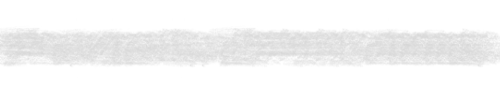
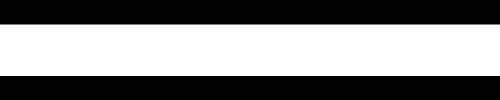
Comparing the layer stacks of the two 500×100 images. Changes:
hid "Background", painted on it over <box>0,0,500,100</box>
